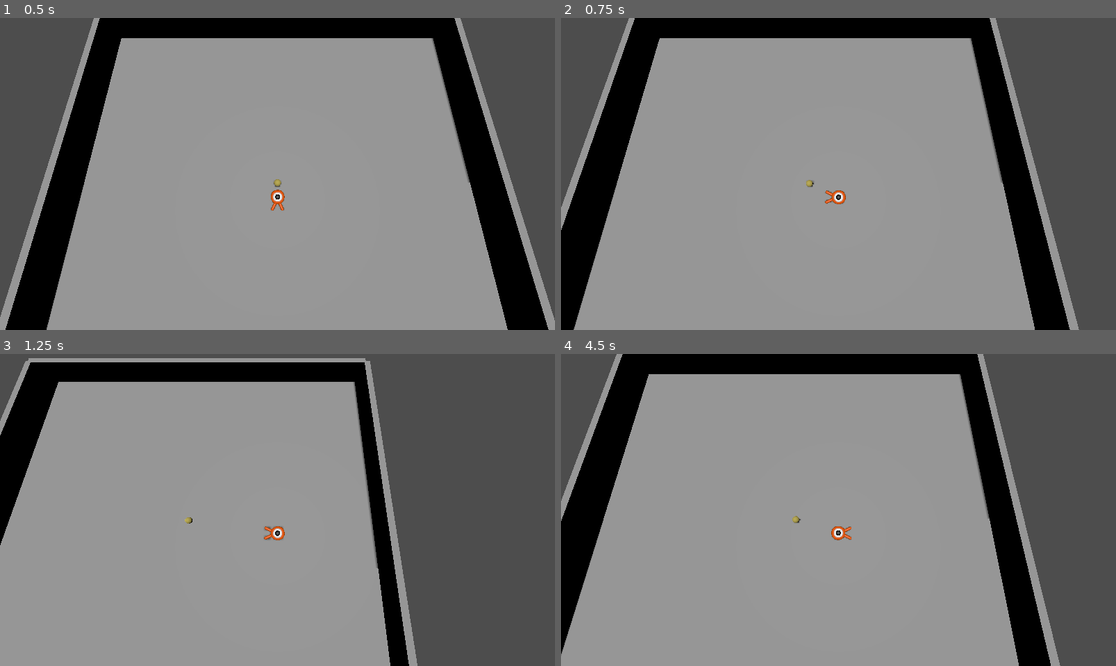
Above: before the commit, frames 1-4 (two rows, left to right).
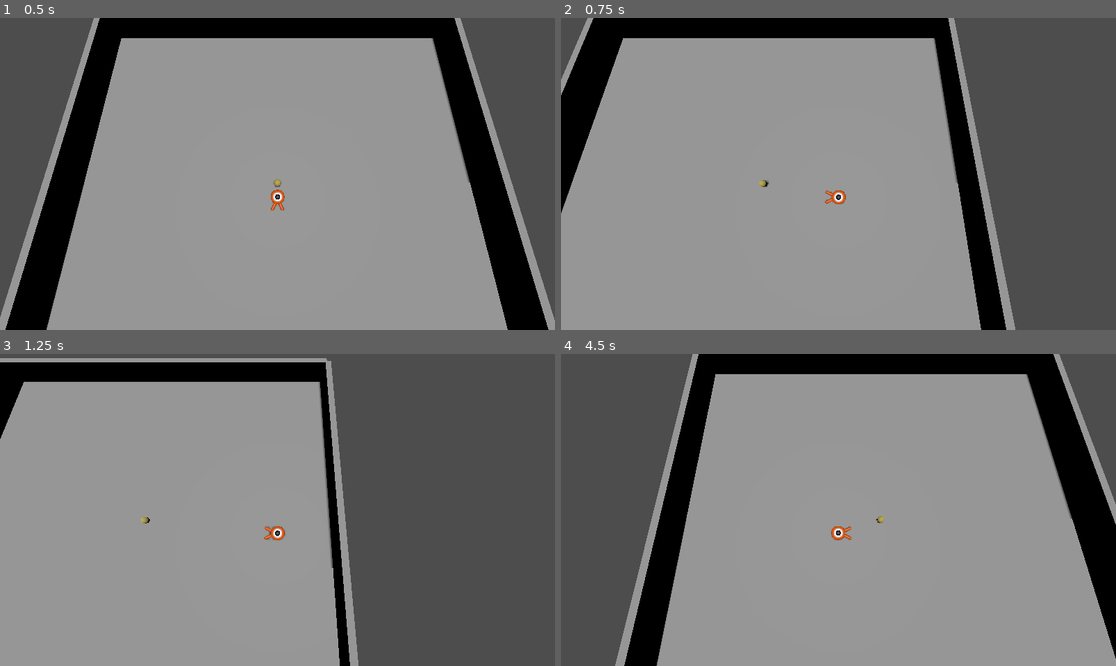
Above: after the commit, the same moments.

Repository: renatotaniii/silly-run
Game: Godot game, scene res://godot/main.tscn
Two runs of this game, one before a commit and one after it. Both use one fixed random seed, a clock stepped at 60 frames per second and the inputs below.
Inputs:
- Up to frame 1 (0.5 s): no input
- Up to frame 2 (0.75 s): tap Enter at 0.5 s; hold D (move_right) from 0.53 s (still down); tap Shift (dash) at 0.6 s
- Up to frame 3 (1.25 s): keep holding D (move_right); tap Space (jump) at 0.77 s
- Up to frame 4 (4.5 s): release D (move_right) at 1.28 s; hold S (move_back) 1.28-2.03 s; tap Shift (dash) every 0.75 s from 1.35 to 4.35 s; tap Space (jump) at 1.52, 3.02, 3.77 s; hold D (move_right) 2.03-2.78 s; hold W (move_forward) 2.78-3.53 s; hold A (move_left) from 3.53 s (still down)

Frame 1 is identical in both runs. In frame 2, 22% of the frame differs, in the area x 0-94%, y 0-100%; in frame 3, 13%; in frame 4, 38%, in the area x 0-100%, y 0-100%.

Commit message:
fix: resolve dash issue and use collision area for pushing

Diff:
--- a/godot/ball.gd
+++ b/godot/ball.gd
@@ -15,11 +15,9 @@
 	velocity_approx = Vector3(linear_velocity.x, 0, linear_velocity.z)
 
 	# Drag to prevent infinite sliding
-	"""
 	if velocity_approx.length() > 0.01:  # only apply drag if significant
 		var drag_force = -velocity_approx.normalized() * drag * mass
 		apply_central_force(drag_force)
-	"""
 
 	# Limit horizontal speed
 	if velocity_approx.length() > max_speed:
@@ -28,7 +26,5 @@
 		linear_velocity.z = horizontal_velocity.z
 
 # Player interaction
-func push(direction: Vector3, strength=1.0):
-	if direction.length() == 0:
-		return
-	apply_central_impulse(direction * move_force * strength)
+func push(push_force: Vector3):
+	apply_impulse(push_force)
--- a/godot/player.gd
+++ b/godot/player.gd
@@ -5,12 +5,12 @@
 @export var jump_impulse = 5.0
 @export var gravity = ProjectSettings.get_setting("physics/3d/default_gravity")
 @export var dash_force = 100.0
-@export var dash_duration = 0.5
+@export var dash_duration = 0.1
 @export var momentum_increase_rate = 3.0
 @export var momentum_decay_rate = 4.0
 @export var max_momentum = 2.0
 
-# Ball reference
+# Ball reference (Set ball node path in the inspector)
 @export var ball_node_path: NodePath
 @onready var ball: RigidBody3D = get_node(ball_node_path)
 
@@ -56,16 +56,19 @@
 	else:
 		momentum = max(momentum - momentum_decay_rate * delta, 1.0)
 
-	# Apply movement
-	var target_velocity = input_direction * move_speed * momentum
-	velocity.x = target_velocity.x # can also use linear interpolation
-	velocity.z = target_velocity.z
+	# Dash
+	if is_dashing:
+		velocity = input_direction * dash_force
+	# Stop walking velocity on dash
+	else:
+		# Apply movement
+		var target_velocity = input_direction * move_speed * momentum
+		velocity.x = target_velocity.x # can also use linear interpolation
+		velocity.z = target_velocity.z
 
-	# Dash
-	if Input.is_action_just_pressed("dash") and not is_dashing:
+	if Input.is_action_just_pressed("dash"):
 		is_dashing = true
 		dash_timer = dash_duration
-		velocity += input_direction * dash_force
 
 	if is_dashing:
 		dash_timer -= delta
@@ -77,5 +80,12 @@
 	# Ball interactions
 	if ball and input_direction.length() > 0:
 		var distance = (ball.global_position - global_position).length()
-		if distance < 3.0:  # interaction range
+		if distance < 1.0:  # interaction range
 			ball.push(input_direction, 1.0)  # strength can be adjusted
+
+func _on_collide(body: Node3D) -> void:
+	if body.name == "Ball" and velocity != Vector3.ZERO:
+		body.push(2 * velocity)
+		# TO DO:
+		# Apply a baseline directional force on the situation that the player dashes
+		# and the Velocity is detected as ZERO on collision
--- a/godot/player.tscn
+++ b/godot/player.tscn
@@ -1,7 +1,10 @@
-[gd_scene load_steps=4 format=3 uid="uid://kw40dg8o2ro8"]
+[gd_scene load_steps=5 format=3 uid="uid://kw40dg8o2ro8"]
 
 [ext_resource type="PackedScene" uid="uid://b8p8hgdusibuv" path="res://godot/player.glb" id="1_4flbx"]
 [ext_resource type="Script" uid="uid://dli4lmmi4i0gv" path="res://godot/player.gd" id="1_onrkg"]
+
+[sub_resource type="BoxShape3D" id="BoxShape3D_8m7vd"]
+size = Vector3(1.9884644, 1, 1.5090485)
 
 [sub_resource type="SphereShape3D" id="SphereShape3D_onrkg"]
 radius = 0.8
@@ -14,6 +17,13 @@
 [node name="Character" parent="Pivot" instance=ExtResource("1_4flbx")]
 transform = Transform3D(1, 0, 0, 0, 1, 0, 0, 0, 1, 0, 0.44492358, 0)
 
+[node name="PushArea" type="Area3D" parent="Pivot"]
+transform = Transform3D(1, 0, 0, 0, 1, 0, 0, 0, 1, 0, 0.5, -1)
+
+[node name="CollisionShape3D" type="CollisionShape3D" parent="Pivot/PushArea"]
+transform = Transform3D(1, 0, 0, 0, 1, 0, 0, 0, 1, -0.00088500977, 0, -0.25452423)
+shape = SubResource("BoxShape3D_8m7vd")
+
 [node name="Camera3D" type="Camera3D" parent="."]
 transform = Transform3D(1, 0, 0, 0, 0.17364822, 0.9848077, 0, -0.9848077, 0.17364822, 0, 20, 0)
 fov = 100.0
@@ -21,3 +31,5 @@
 [node name="CollisionShape3D" type="CollisionShape3D" parent="."]
 transform = Transform3D(1, 0, 0, 0, 1, 0, 0, 0, 1, 0, 0.829257, 0)
 shape = SubResource("SphereShape3D_onrkg")
+
+[connection signal="body_entered" from="Pivot/PushArea" to="." method="_on_collide"]
